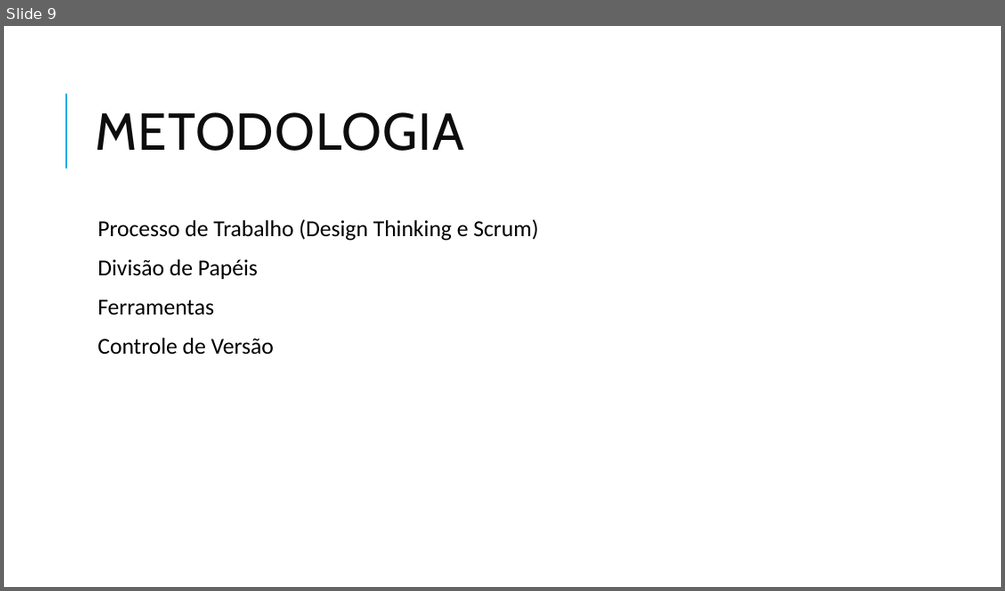
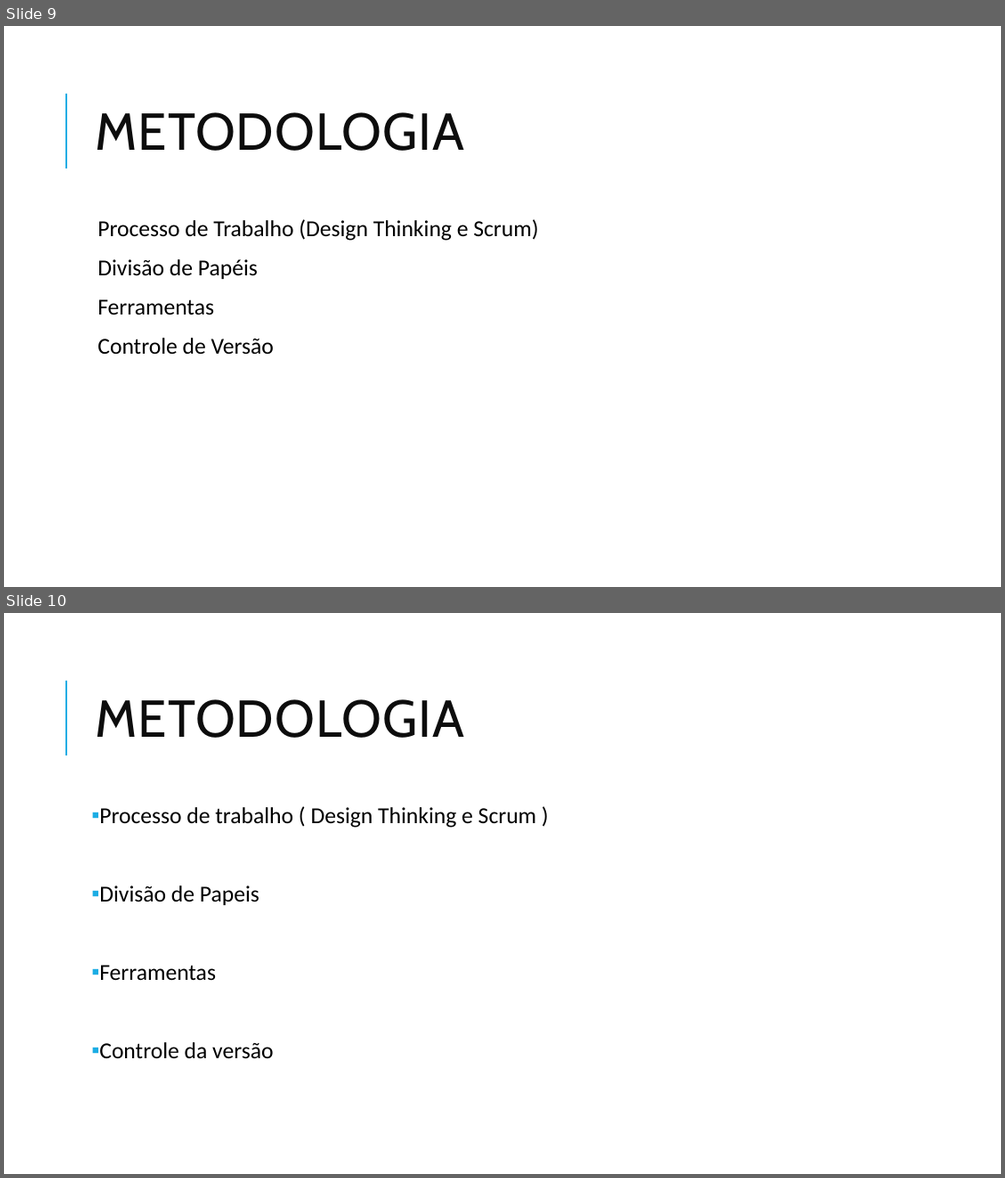
Before and after one commit to ICEI-PUC-Minas-PMGCC-TI/ti-1-pmg-cc-t-20231-dificuldade-em-aprender-musica, a slide deck: docs/apresentacao/Slide_TI_FrontEnd.pptx. Shown one above the other, each under a label of ours: slide 9 before the commit, slides 9 and 10 after it. The pictures are 1005x591 and 1005x1178 pixels, drawn with LibreOffice and Linux fonts; fonts in the diff are those of the drawing. Boxes give left, top, right and bottom in pixels: in the first picture for what was removed or moved away, otherwise in the second. Text is boxed around its words. In the diff, an @@ line names an element or a change of style, - is before the commit and + after.

```diff
--- a/docs/apresentacao/Slide_TI_FrontEnd.pptx
+++ b/docs/apresentacao/Slide_TI_FrontEnd.pptx
@@ slide 10 added at box(4, 613, 1001, 1174), background #FFFFFF; not listed: 1 template element that a slide beside it also shows @@
@@ title added at box(95, 699, 464, 738), 50 pt, text #0D0D0D @@
+METODOLOGIA
@@ text added at box(99, 807, 536, 1059), 22 pt, text #000000 @@
+▪ Processo de trabalho ( Design Thinking e Scrum )
+▪ Divisão de Papeis
+▪ Ferramentas
+▪ Controle da versão
```
Also in this commit, not shown: 1 slide removed.
